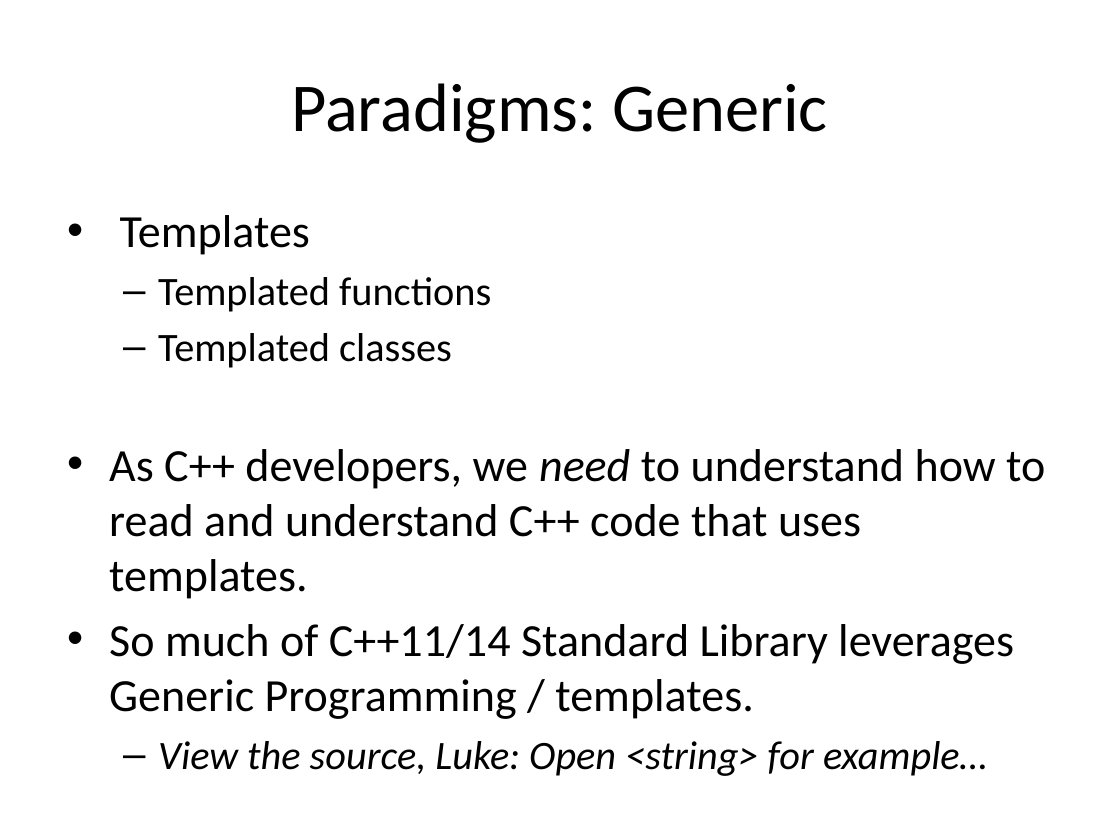
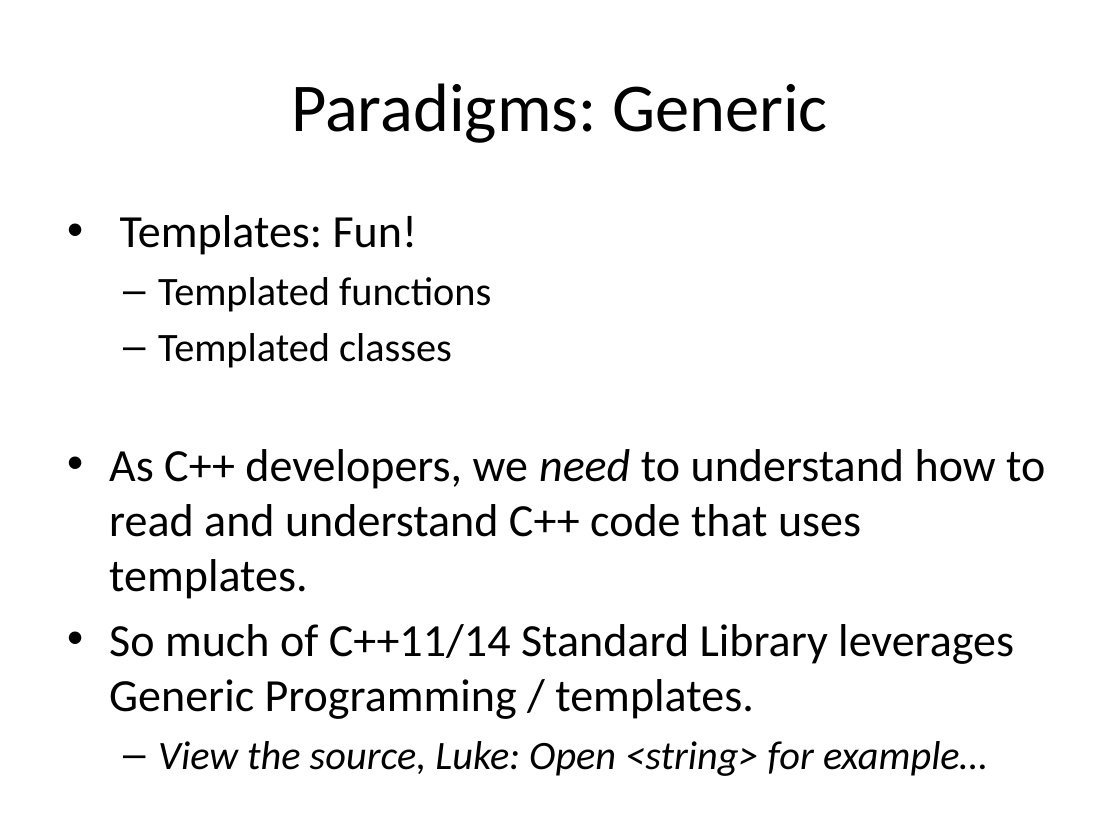
Before and after one commit to fellmad/FunWithCpp11, a slide deck: slide 30 of doc/Fun_with_C++11.pptx. Drawn at 1120x840 pixels with LibreOffice and Linux fonts; fonts in the diff are those of the drawing. Boxes give left, top, right and bottom in pixels: in the first picture for what was removed or moved away, otherwise in the second. Text is boxed around its words. In the diff, an @@ line names an element or a change of style, - is before the commit and + after.

```diff
--- a/doc/Fun_with_C++11.pptx
+++ b/doc/Fun_with_C++11.pptx
@@ text at box(120, 215, 417, 255): text changed @@
-• Templates
+• Templates: Fun!
```
Also in this commit, not shown: 9 other slides changed, 1 other file.
